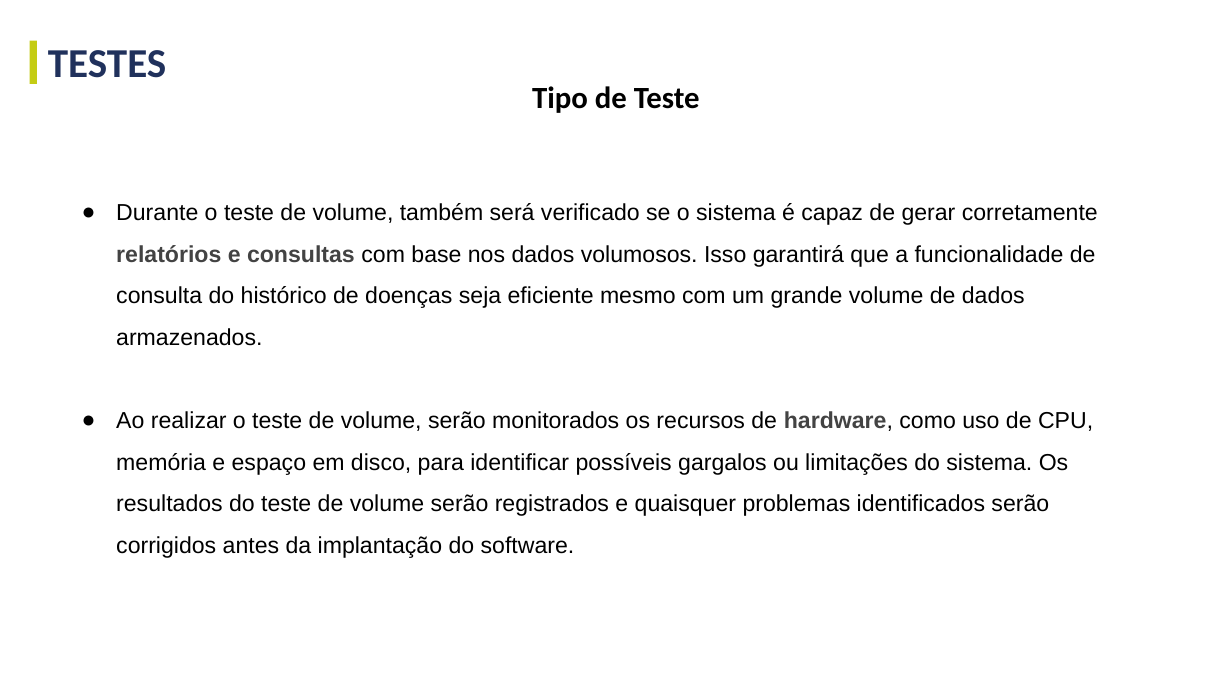
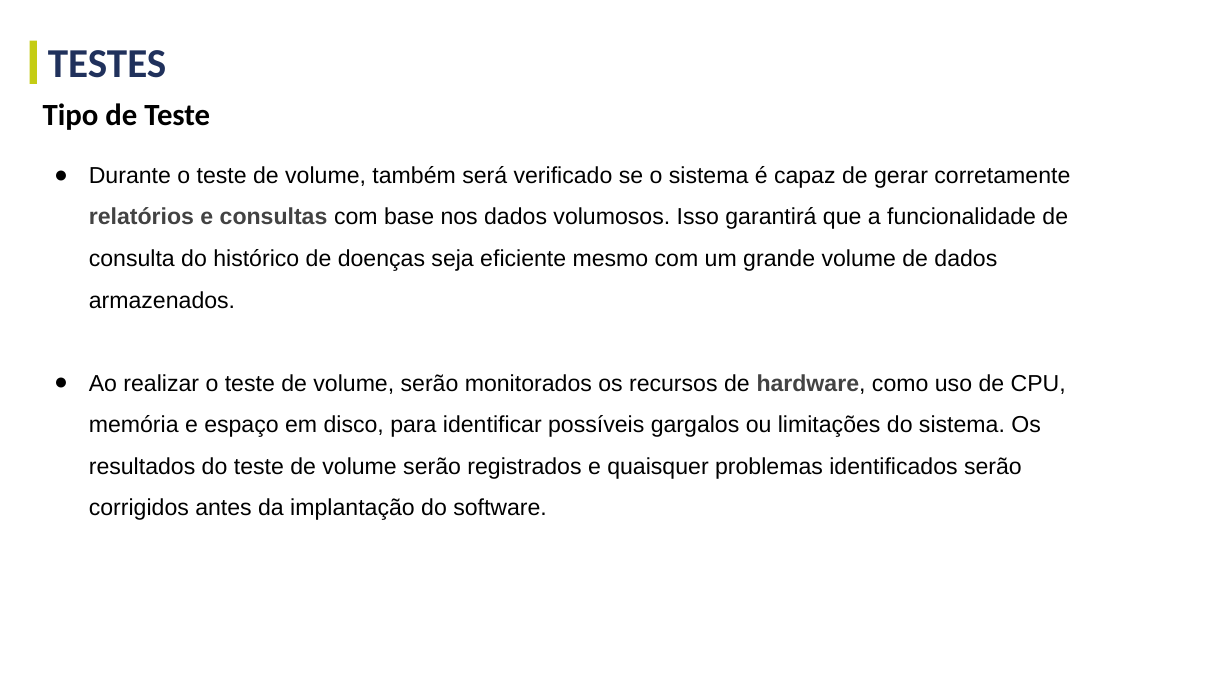
Before and after one commit to GustavoGinoTerezo/projetos-faculdade, a slide deck: slide 10 of terceiro-semestre/documentacao-e-templates/gestao-e-qualidade-de-software/Gestão e Qualidade de SW - Projeto A3 - Template.pptx. Drawn at 1232x693 pixels with LibreOffice and Linux fonts; fonts in the diff are those of the drawing. Boxes give left, top, right and bottom in pixels: in the first picture for what was removed or moved away, otherwise in the second. Text is boxed around its words. In the diff, an @@ line names an element or a change of style, - is before the commit and + after.

```diff
--- a/terceiro-semestre/documentacao-e-templates/gestao-e-qualidade-de-software/Gestão e Qualidade de SW - Projeto A3 - Template.pptx
+++ b/terceiro-semestre/documentacao-e-templates/gestao-e-qualidade-de-software/Gestão e Qualidade de SW - Projeto A3 - Template.pptx
@@ text "Tipo de Teste": place and size @@
-text "Tipo de Teste" at (532,86,700,113)
+text "Tipo de Teste" at (43,103,210,130)
@@ text "Tipo de Teste" at (43,103,210,130): alignment centre to left @@
@@ text "Durante o teste de volume, ...": place and size @@
-text "Durante o teste de volume, ..." at (116,203,1098,558)
+text "Durante o teste de volume, ..." at (89,166,1070,520)
```
Also in this commit, not shown: 19 other slides changed, 3 slides added, 1 slide removed, 5 other files.
